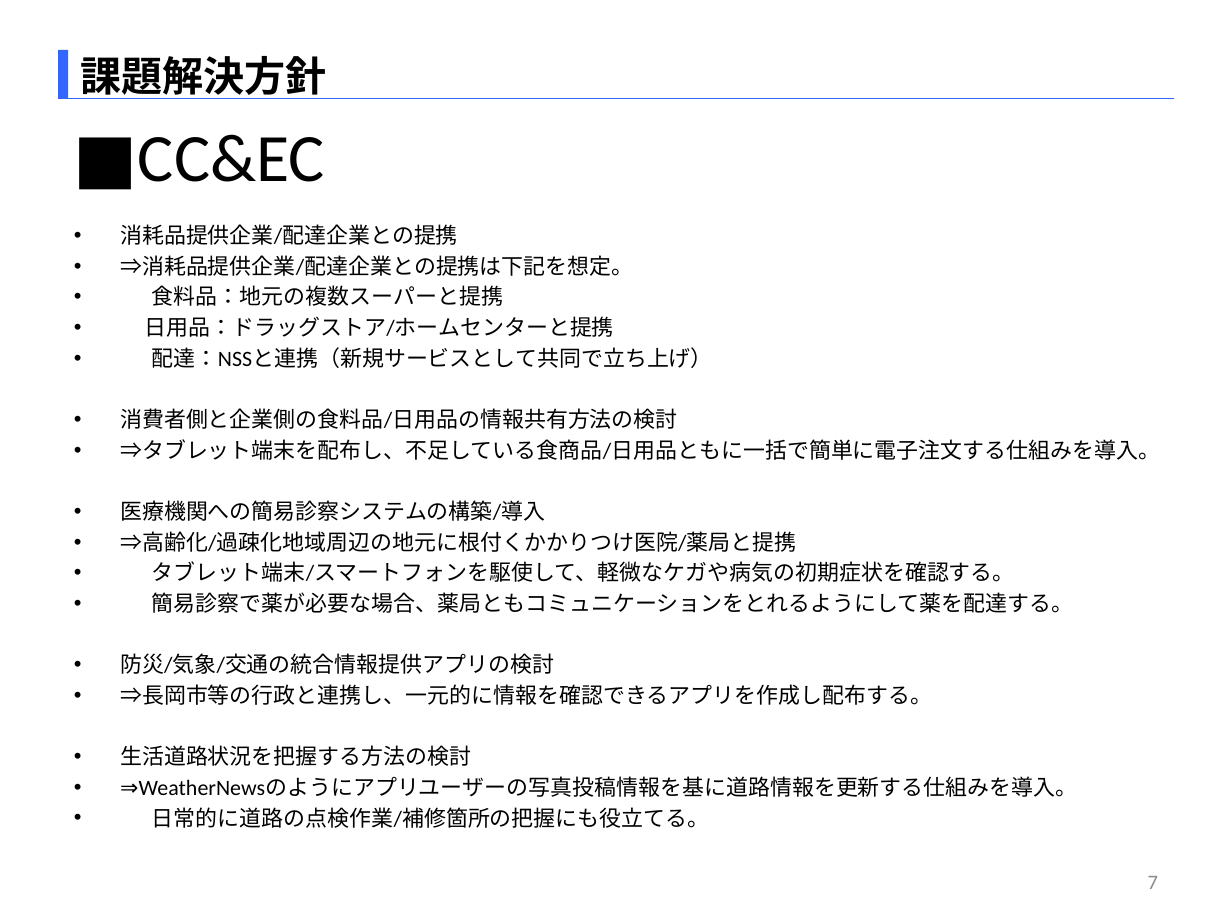
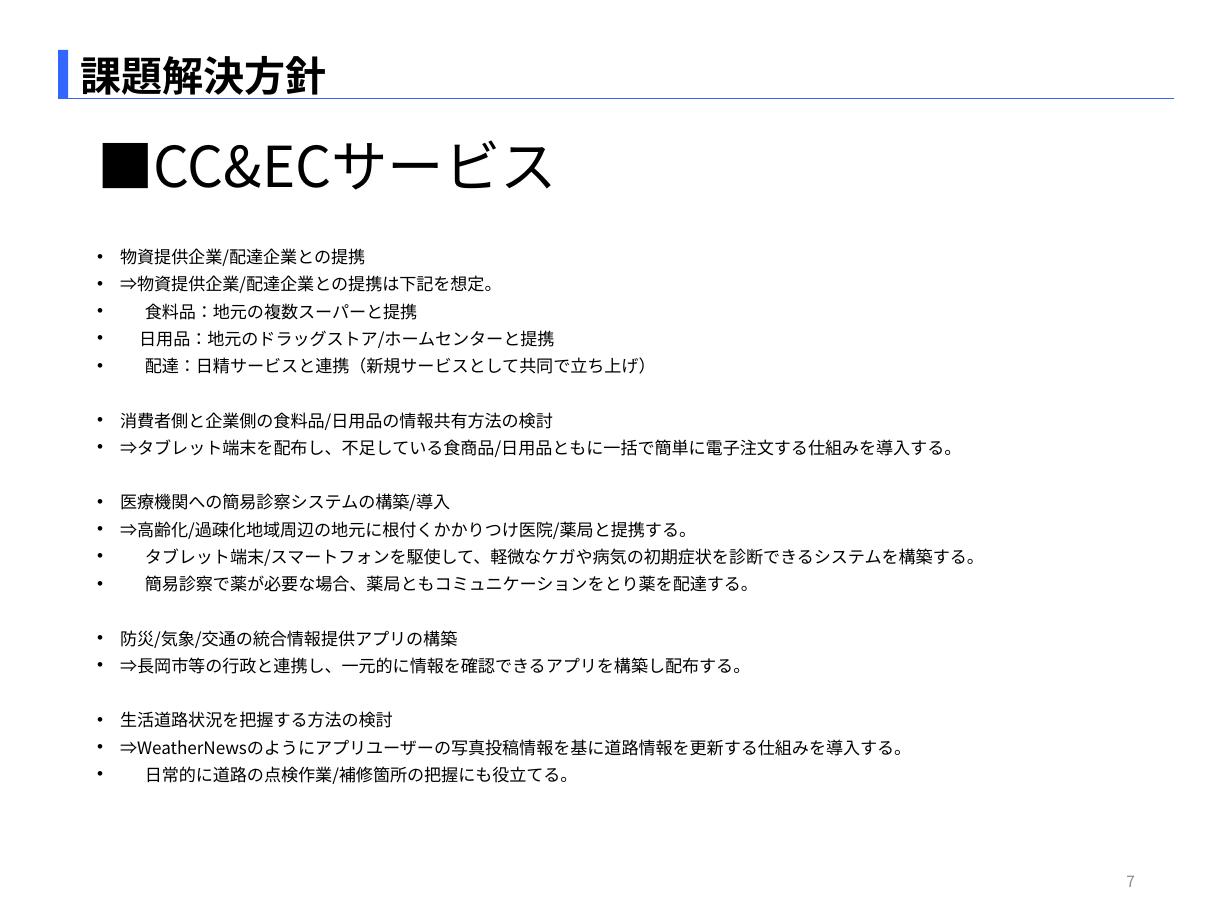
Before and after one commit to SITH-YN/PythonTool, a slide deck: slide 7 of Temp/EMB本部_中村洋太_290863_[HPC解析_CC&ECサービス].pptx. Drawn at 1232x924 pixels with LibreOffice and Linux fonts; fonts in the diff are those of the drawing. Boxes give left, top, right and bottom in pixels: in the first picture for what was removed or moved away, otherwise in the second. Text is boxed around its words. In the diff, an @@ line names an element or a change of style, - is before the commit and + after.

Commit message:
add

```diff
--- a/Temp/EMB本部_中村洋太_290863_[HPC解析_CC&ECサービス].pptx
+++ b/Temp/EMB本部_中村洋太_290863_[HPC解析_CC&ECサービス].pptx
@@ title at bbox=[97, 140, 557, 190]: text changed; size 39.6 to 33 pt; font Calibri to Noto Sans CJK JP @@
-■CC&EC
+■CC&ECサービス
@@ text "物資提供企業/配達企業との提携": place and size @@
-text "物資提供企業/配達企業との提携" at bbox=[120, 224, 1160, 828]
+text "物資提供企業/配達企業との提携" at bbox=[120, 248, 984, 784]
@@ text at bbox=[120, 248, 502, 293]: text changed; size 12.8 to 10 pt; font Calibri to Noto Sans CJK JP @@
-• 消耗品提供企業/配達企業との提携
-• ⇒消耗品提供企業/配達企業との提携は下記を想定。
+• 物資提供企業/配達企業との提携
+• ⇒物資提供企業/配達企業との提携は下記を想定。
@@ text at bbox=[120, 303, 578, 784]: size 12.8 to 10 pt, font Calibri to Noto Sans CJK JP in "食料品：地元の複数スーパーと提携", "消費者側と企業側の食料品/日用品の情報共有方法の検討", "医療機関への簡易診察システムの構築/導入", "生活道路状況を把握する方法の検討" and 1 more places; indent changed; line spacing 1 to 0.7; more space between paragraphs @@
@@ text at bbox=[139, 330, 656, 374]: text changed; size 12.8 to 10 pt; font Calibri to Noto Sans CJK JP @@
-• 日用品：ドラッグストア/ホームセンターと提携
-• 配達：NSSと連携（新規サービスとして共同で立ち上げ）
+• 日用品：地元のドラッグストア/ホームセンターと提携
+• 配達：日精サービスと連携（新規サービスとして共同で立ち上げ）
@@ text at bbox=[120, 439, 961, 457]: text changed; size 12.8 to 10 pt; font Calibri to Noto Sans CJK JP @@
-• ⇒タブレット端末を配布し、不足している食商品/日用品ともに一括で簡単に電子注文する仕組みを導入。
+• ⇒タブレット端末を配布し、不足している食商品/日用品ともに一括で簡単に電子注文する仕組みを導入する。
@@ text at bbox=[120, 521, 984, 674]: text changed; size 12.8 to 10 pt; font Calibri to Noto Sans CJK JP @@
-• ⇒高齢化/過疎化地域周辺の地元に根付くかかりつけ医院/薬局と提携
-• タブレット端末/スマートフォンを駆使して、軽微なケガや病気の初期症状を確認する。
-• 簡易診察で薬が必要な場合、薬局ともコミュニケーションをとれるようにして薬を配達する。
-• 防災/気象/交通の統合情報提供アプリの検討
-• ⇒長岡市等の行政と連携し、一元的に情報を確認できるアプリを作成し配布する。
+• ⇒高齢化/過疎化地域周辺の地元に根付くかかりつけ医院/薬局と提携する。
+• タブレット端末/スマートフォンを駆使して、軽微なケガや病気の初期症状を診断できるシステムを構築する。
+• 簡易診察で薬が必要な場合、薬局ともコミュニケーションをとり薬を配達する。
+• 防災/気象/交通の統合情報提供アプリの構築
+• ⇒長岡市等の行政と連携し、一元的に情報を確認できるアプリを構築し配布する。
@@ text at bbox=[120, 739, 911, 756]: text changed; size 12.8 to 10 pt; font Calibri to Noto Sans CJK JP @@
-• ⇒WeatherNewsのようにアプリユーザーの写真投稿情報を基に道路情報を更新する仕組みを導入。
+• ⇒WeatherNewsのようにアプリユーザーの写真投稿情報を基に道路情報を更新する仕組みを導入する。
@@ page number: place and size @@
-page number at bbox=[1148, 876, 1158, 889]
+page number at bbox=[1126, 876, 1135, 887]
@@ page number at bbox=[1126, 876, 1135, 887]: size 12 to 9 pt, font Calibri to Noto Sans CJK JP @@
```
Also in this commit, not shown: 9 other slides changed, 3 slides added, 1 slide removed.
